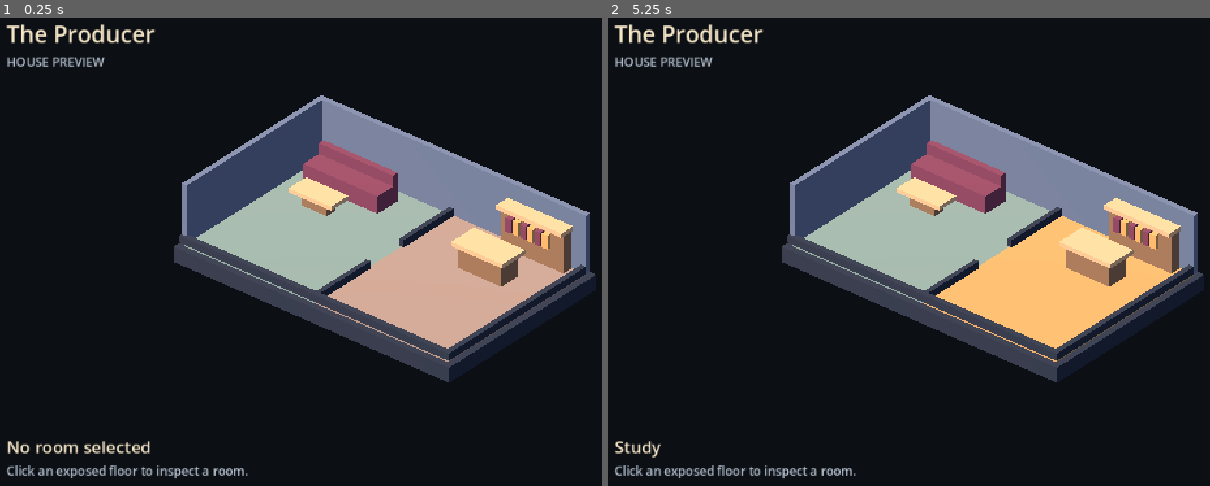
Above: before the commit, frames 1-2 (left to right).
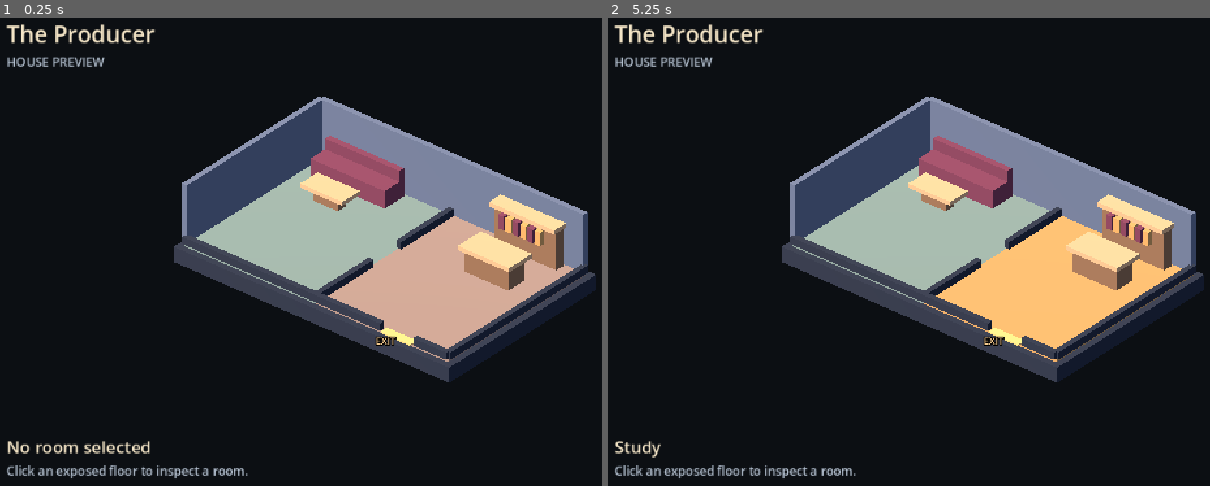
Above: after the commit, the same moments.

Repository: williamwhorton/The-Producer
Game: Godot game, scene res://main.tscn
The game is run twice, just before and just after one commit, with the same random seed, the same clock (stepped at 60 frames per second) and the same inputs.
Inputs (mouse positions are in pixels of both pictures, inside the frame that each line leads up to):
- Up to frame 1 (0.25 s): no input
- Up to frame 2 (5.25 s): tap Enter at 0.5, 2, 3.5 s; move the mouse to (1167, 223) at 0.52 s; click (1167, 223) at 0.67 s; tap Space at 1.25, 2.75, 4.25 s; move the mouse to (830, 270) at 1.27 s; click (830, 270) at 1.42 s; move the mouse to (1071, 139) at 2.02 s; click (1071, 139) at 2.17 s; move the mouse to (951, 345) at 2.77 s; click (951, 345) at 2.92 s; move the mouse to (outside the picture) at 3.52 s; click (outside the picture) at 3.67 s; move the mouse to (752, 172) at 4.27 s; click (752, 172) at 4.42 s; move the mouse to (1035, 247) at 5.02 s; click (1035, 247) at 5.17 s

The runs differ from the first frame. In frame 1, 2.4% of the frame differs, in the area x 29-99%, y 16-74%; in frame 2, 2.4%.

Commit message:
Add authored house navigation and 3D route preview

Diff:
--- a/game/main.gd
+++ b/game/main.gd
@@ -4,6 +4,7 @@
 
 
 func _ready() -> void:
+	$Dollhouse.show_plan(HousePreview.floor_plan("--show-navigation" in OS.get_cmdline_user_args()))
 	$Dollhouse.room_selected.connect(_show_room)
 	_show_room(&"")
 
--- a/game/observation/house_preview.gd
+++ b/game/observation/house_preview.gd
@@ -1,4 +1,6 @@
 extends RefCounted
+
+const HouseLayout = preload("res://simulation/house_layout.gd")
 
 # Static room names from the production's known floor plan, not simulation data.
 const ROOM_NAMES := {
@@ -9,3 +11,17 @@
 
 static func room_name(room_id: StringName) -> String:
 	return ROOM_NAMES.get(room_id, "")
+
+
+static func floor_plan(show_navigation: bool) -> Dictionary:
+	# This is known architecture plus an optional fixed example, not an actor's plan.
+	var example: Array[Vector3i] = []
+	if show_navigation:
+		example = HouseLayout.route_to_exit(Vector3i(-3, HouseLayout.GROUND, 2), &"front")
+	return {
+		"rooms": HouseLayout.ROOMS.duplicate(),
+		"walls": HouseLayout.wall_edges(),
+		"exits": HouseLayout.EXITS.values().duplicate(true),
+		"obstacles": HouseLayout.OBSTACLES.duplicate(),
+		"example_route": example,
+	}
--- /dev/null
+++ b/game/simulation/house_layout.gd
@@ -0,0 +1,107 @@
+extends RefCounted
+## The authored prototype floor plan. Cells are (column, floor, row), not world positions.
+
+const GROUND := 0
+const ROOMS := {
+	&"parlor": Rect2i(-4, -2, 4, 5),
+	&"study": Rect2i(0, -2, 4, 5),
+}
+const DOORS := [
+	[Vector3i(-1, GROUND, 0), Vector3i(0, GROUND, 0)],
+]
+# An exit runs from an interior threshold to the adjacent exterior. Routing stops inside.
+const EXITS := {
+	&"front": [Vector3i(2, GROUND, 2), Vector3i(2, GROUND, 3)],
+}
+const OBSTACLES := {
+	&"sofa": Rect2i(-4, -2, 3, 1),
+	&"table": Rect2i(-4, -1, 3, 1),
+	&"bookshelf": Rect2i(1, -2, 3, 1),
+	&"desk": Rect2i(1, -1, 3, 1),
+}
+const _DIRECTIONS := [Vector3i.RIGHT, Vector3i.BACK, Vector3i.LEFT, Vector3i.FORWARD]
+
+
+static func room_at(cell: Vector3i) -> StringName:
+	if cell.y == GROUND:
+		for room: StringName in ROOMS:
+			if ROOMS[room].has_point(Vector2i(cell.x, cell.z)):
+				return room
+	return &""
+
+
+static func is_walkable(cell: Vector3i) -> bool:
+	if room_at(cell) == &"":
+		return false
+	for footprint: Rect2i in OBSTACLES.values():
+		if footprint.has_point(Vector2i(cell.x, cell.z)):
+			return false
+	return true
+
+
+static func can_step(from: Vector3i, to: Vector3i) -> bool:
+	if to - from not in _DIRECTIONS or not is_walkable(from) or not is_walkable(to):
+		return false
+	return room_at(from) == room_at(to) or _is_door(from, to)
+
+
+static func find_route(
+	start: Vector3i, goal: Vector3i, blocked_cells: Array[Vector3i] = []
+) -> Array[Vector3i]:
+	if not is_walkable(start) or not is_walkable(goal):
+		return []
+	if start in blocked_cells or goal in blocked_cells:
+		return []
+
+	# Breadth-first search visits each reachable cell once. Cardinal steps all cost one.
+	var frontier: Array[Vector3i] = [start]
+	var came_from: Dictionary[Vector3i, Vector3i] = {start: start}
+	var index := 0
+	while index < frontier.size():
+		var current := frontier[index]
+		if current == goal:
+			var route: Array[Vector3i] = [goal]
+			while current != start:
+				current = came_from[current]
+				route.append(current)
+			route.reverse()
+			return route
+		for direction: Vector3i in _DIRECTIONS:
+			var next := current + direction
+			if not came_from.has(next) and next not in blocked_cells and can_step(current, next):
+				came_from[next] = current
+				frontier.append(next)
+		index += 1
+	return []
+
+
+static func route_to_exit(
+	start: Vector3i, exit_id: StringName, blocked_cells: Array[Vector3i] = []
+) -> Array[Vector3i]:
+	if not EXITS.has(exit_id):
+		return []
+	return find_route(start, EXITS[exit_id][0], blocked_cells)
+
+
+static func wall_edges() -> Array[Array]:
+	var edges: Array[Array] = []
+	for room: StringName in ROOMS:
+		var bounds: Rect2i = ROOMS[room]
+		for row in range(bounds.position.y, bounds.end.y):
+			for column in range(bounds.position.x, bounds.end.x):
+				var cell := Vector3i(column, GROUND, row)
+				for direction: Vector3i in _DIRECTIONS:
+					var neighbor := cell + direction
+					var other_room := room_at(neighbor)
+					if other_room == room:
+						continue
+					# Each interior partition is shared by two rooms; emit it once.
+					if other_room != &"" and (direction.x < 0 or direction.z < 0):
+						continue
+					if not _is_door(cell, neighbor) and [cell, neighbor] not in EXITS.values():
+						edges.append([cell, neighbor])
+	return edges
+
+
+static func _is_door(from: Vector3i, to: Vector3i) -> bool:
+	return [from, to] in DOORS or [to, from] in DOORS
--- /dev/null
+++ b/game/tests/house_navigation.gd
@@ -0,0 +1,79 @@
+extends SceneTree
+
+const Layout = preload("res://simulation/house_layout.gd")
+const PARLOR_DOOR := Vector3i(-1, 0, 0)
+const STUDY_DOOR := Vector3i(0, 0, 0)
+const START := Vector3i(-3, 0, 2)
+const THRESHOLD := Vector3i(2, 0, 2)
+const EXTERIOR := Vector3i(2, 0, 3)
+
+var _failures := 0
+
+
+func _initialize() -> void:
+	_test_plan()
+	_test_routes()
+	if _failures == 0:
+		print("PASS: house cells, doorway constraints, shortest routes, and exit threshold")
+	quit(0 if _failures == 0 else 1)
+
+
+func _test_plan() -> void:
+	var rows := ["###..###", "###..###", "........", "........", "........"]
+	for row in range(-2, 3):
+		for column in range(-4, 4):
+			var cell := Vector3i(column, 0, row)
+			var room_id := &"parlor" if column < 0 else &"study"
+			_check(Layout.room_at(cell) == room_id, "expected room at %s" % cell)
+			var walkable: bool = rows[row + 2][column + 4] == "."
+			_check(Layout.is_walkable(cell) == walkable, "expected occupancy at %s" % cell)
+		var west := Vector3i(-1, 0, row)
+		var east := Vector3i(0, 0, row)
+		_check(Layout.can_step(west, east) == (row == 0), "east partition at row %d" % row)
+		_check(Layout.can_step(east, west) == (row == 0), "west partition at row %d" % row)
+	_check(not Layout.can_step(START, START + Vector3i(1, 0, -1)), "no diagonal shortcuts")
+	_check(not Layout.can_step(START, START + Vector3i(2, 0, 0)), "no skipped cells")
+	_check(not Layout.can_step(THRESHOLD, EXTERIOR), "exit is not outdoor traversal")
+	_check(not Layout.can_step(START, START + Vector3i.UP), "no approved floor connection")
+
+
+func _test_routes() -> void:
+	var route := Layout.route_to_exit(START, &"front")
+	_check(route.size() == 10, "shortest exit route uses nine steps with the partition in place")
+	_check(not route.is_empty() and route.front() == START and route.back() == THRESHOLD,
+			"route stops inside the exit")
+	var door_index := route.find(PARLOR_DOOR)
+	_check(door_index >= 0 and route.find(STUDY_DOOR) == door_index + 1, "route crosses the doorway")
+	for index in range(1, route.size()):
+		_check(Layout.can_step(route[index - 1], route[index]), "exit route uses valid steps")
+
+	var reversed := Layout.find_route(THRESHOLD, START)
+	_check(reversed.size() == 10, "reverse route is reachable")
+	var reverse_door_index := reversed.find(STUDY_DOOR)
+	_check(reverse_door_index >= 0 and reversed.find(PARLOR_DOOR) == reverse_door_index + 1,
+			"doorway can be crossed in reverse")
+	_check(Layout.route_to_exit(START, &"front", [PARLOR_DOOR]).is_empty(),
+			"open endpoints can be unreachable when the sole doorway landing is obstructed")
+	_check(Layout.route_to_exit(START, &"front", [THRESHOLD]).is_empty(), "blocked exit threshold")
+	_check(Layout.route_to_exit(START, &"missing").is_empty(), "unknown exit")
+	_check(Layout.find_route(START, EXTERIOR).is_empty(), "out-of-bounds goal")
+	_check(Layout.find_route(START, START + Vector3i.UP).is_empty(), "unsupported floor goal")
+	_check(Layout.find_route(START, Vector3i(2, 0, -1)).is_empty(), "furniture-blocked goal")
+	_check(Layout.find_route(Vector3i(-3, 0, -2), START).is_empty(), "furniture-blocked start")
+	_check(Layout.find_route(START, START) == [START], "valid zero-step route")
+
+	var detour_start := Vector3i(-4, 0, 0)
+	var detour_goal := Vector3i(-2, 0, 0)
+	var obstruction := Vector3i(-3, 0, 0)
+	var detour := Layout.find_route(detour_start, detour_goal, [obstruction])
+	_check(detour.size() == 5 and detour.front() == detour_start and detour.back() == detour_goal,
+			"search finds a four-step detour instead of failing at the first obstruction")
+	_check(obstruction not in detour, "detour avoids the obstructed cell")
+	for index in range(1, detour.size()):
+		_check(Layout.can_step(detour[index - 1], detour[index]), "detour uses valid steps")
+
+
+func _check(passed: bool, description: String) -> void:
+	if not passed:
+		_failures += 1
+		push_error("FAIL: " + description)
--- a/game/tests/smoke.gd
+++ b/game/tests/smoke.gd
@@ -20,12 +20,17 @@
 	var world := current_scene.get_node("Dollhouse")
 	_check(camera.projection == Camera3D.PROJECTION_ORTHOGONAL, "orthographic camera is active")
 	_check(room.text == "No room selected", "HUD starts with no selection")
+	var overlay := world.get_node_or_null("NavigationPreview")
+	var route_requested := "--show-navigation" in OS.get_cmdline_user_args()
+	_check((overlay != null) == route_requested, "static route is opt-in")
+	if overlay != null:
+		_check(overlay.get_child_count() == 19, "ten route cells and nine connecting segments")
 
 	await _click(camera.unproject_position(Vector3(-1.60, 0, 0.85)))
 	_check(room.text == "Parlor", "parlor floor is selectable")
-	await _click(camera.unproject_position(Vector3(2.40, 0, 0.85)))
-	_check(room.text == "Study", "study floor is selectable")
-	await _click(camera.unproject_position(Vector3(2.27, 0.72, -1.03)))
+	await _click(camera.unproject_position(Vector3(0.50, 0, 0)))
+	_check(room.text == "Study", "study floor is selectable through the route overlay")
+	await _click(camera.unproject_position(Vector3(2.50, 0.72, -1)))
 	_check(room.text == "No room selected", "desk blocks a floor pick and clears selection")
 	await _click(camera.unproject_position(Vector3(-1.60, 0, 0.85)))
 	_check(room.text == "Parlor", "parlor can be reselected")
@@ -35,8 +40,18 @@
 	world.room_selected.emit(&"not_in_floor_plan")
 	_check(room.text == "No room selected", "unknown room ID does not yield a label")
 
+	var space := camera.get_world_3d().direct_space_state
+	_check(not _hits_wall(space, Vector3(-0.4, 0.1, 0), Vector3(0.4, 0.1, 0)),
+			"interior doorway is an opening")
+	_check(_hits_wall(space, Vector3(-0.4, 0.1, 1), Vector3(0.4, 0.1, 1)),
+			"the partition still blocks the adjacent crossing")
+	_check(not _hits_wall(space, Vector3(2.5, 0.1, 2.3), Vector3(2.5, 0.1, 2.8)),
+			"front exit is an opening")
+	_check(_hits_wall(space, Vector3(1.5, 0.1, 2.3), Vector3(1.5, 0.1, 2.8)),
+			"front wall still blocks the adjacent crossing")
+
 	if _failures == 0:
-		print("PASS: configured main scene, orthographic camera, room picking, and HUD")
+		print("PASS: configured main scene, room picking, doorway, exit, and route overlay")
 	quit(0 if _failures == 0 else 1)
 
 
@@ -51,6 +66,10 @@
 	await physics_frame
 
 
+func _hits_wall(space: PhysicsDirectSpaceState3D, from: Vector3, to: Vector3) -> bool:
+	return not space.intersect_ray(PhysicsRayQueryParameters3D.create(from, to)).is_empty()
+
+
 func _check(passed: bool, description: String) -> void:
 	if not passed:
 		_failures += 1
--- a/game/world/dollhouse.gd
+++ b/game/world/dollhouse.gd
@@ -17,7 +17,29 @@
 func _ready() -> void:
 	_camera.look_at(Vector3(0, 0.25, 0))
 	_selection_material.albedo_color = SELECTION_COLOR
-	_build_preview()
+
+
+func show_plan(plan: Dictionary) -> void:
+	var rim := Color("#252c3a")
+	_box(Vector3(0, -0.31, 0), Vector3(8.35, 0.42, 5.35), rim)
+	var room_colors := {&"parlor": Color("#697d77"), &"study": Color("#867268")}
+	for room_id: StringName in plan.rooms:
+		var bounds: Rect2i = plan.rooms[room_id]
+		_box(_rect_center(bounds) + Vector3.DOWN * 0.1,
+				Vector3(bounds.size.x, 0.20, bounds.size.y), room_colors[room_id], room_id)
+	for edge: Array in plan.walls:
+		var outward: Vector3i = edge[1] - edge[0]
+		# The near walls and interior partition are cut down for floor visibility.
+		var tall := outward.x < 0 or outward.z < 0
+		var height := 1.6 if tall else 0.2
+		var center := _cell_center(edge[0]).lerp(_cell_center(edge[1]), 0.5)
+		var size := Vector3(1, height, 0.15) if outward.x == 0 else Vector3(0.15, height, 1)
+		_box(center + Vector3.UP * height / 2, size, Color("#566176") if tall else rim)
+	for edge: Array in plan.exits:
+		_draw_exit(edge[0], edge[1])
+	_furnish(plan.obstacles)
+	if not plan.example_route.is_empty():
+		_draw_route(plan.example_route)
 
 
 func _unhandled_input(event: InputEvent) -> void:
@@ -52,38 +74,64 @@
 	room_selected.emit(_selected)
 
 
-func _build_preview() -> void:
-	var rim := Color("#252c3a")
-	var plaster := Color("#566176")
+func _furnish(obstacles: Dictionary) -> void:
 	var oak := Color("#795c46")
 	var pine := Color("#bb9670")
 	var velvet := Color("#68374a")
-	_box(Vector3(0, -0.31, 0), Vector3(8.35, 0.42, 5.35), rim)
-	_box(Vector3(-2, -0.10, 0), Vector3(4, 0.20, 5), Color("#697d77"), &"parlor")
-	_box(Vector3(2, -0.10, 0), Vector3(4, 0.20, 5), Color("#867268"), &"study")
 
-	# The near walls and center partition are cut down to expose both rooms.
-	_box(Vector3(0, 0.80, -2.50), Vector3(8.15, 1.60, 0.15), plaster)
-	_box(Vector3(-4, 0.80, 0), Vector3(0.15, 1.60, 5), plaster)
-	_box(Vector3(4, 0.10, 0), Vector3(0.15, 0.20, 5), rim)
-	_box(Vector3(0, 0.10, 2.50), Vector3(8.15, 0.20, 0.15), rim)
-	_box(Vector3(0, 0.10, -1.55), Vector3(0.13, 0.20, 1.90), rim)
-	_box(Vector3(0, 0.10, 1.55), Vector3(0.13, 0.20, 1.90), rim)
+	var sofa := _rect_center(obstacles.sofa)
+	_box(sofa + Vector3(0, 0.24, 0), Vector3(2.25, 0.48, 0.73), velvet)
+	_box(sofa + Vector3(0, 0.50, -0.26), Vector3(2.25, 0.55, 0.17), velvet)
+	var table := _rect_center(obstacles.table)
+	_box(table + Vector3(0, 0.18, 0), Vector3(0.74, 0.36, 0.31), oak)
+	_box(table + Vector3(0, 0.39, 0), Vector3(1.28, 0.11, 0.64), pine)
 
-	# Parlor: sofa and low table.
-	_box(Vector3(-2.48, 0.24, -1.72), Vector3(2.25, 0.48, 0.73), velvet)
-	_box(Vector3(-2.48, 0.50, -2.01), Vector3(2.25, 0.55, 0.17), velvet)
-	_box(Vector3(-2.57, 0.18, -0.67), Vector3(0.74, 0.36, 0.31), oak)
-	_box(Vector3(-2.57, 0.39, -0.67), Vector3(1.28, 0.11, 0.64), pine)
-
-	# Study: bookshelf with upright books and a desk.
-	_box(Vector3(2.72, 0.55, -2.24), Vector3(1.88, 1.10, 0.28), oak)
-	_box(Vector3(2.72, 1.12, -2.18), Vector3(1.98, 0.12, 0.43), pine)
+	var shelf := _rect_center(obstacles.bookshelf)
+	_box(shelf + Vector3(0, 0.55, -0.24), Vector3(1.88, 1.10, 0.28), oak)
+	_box(shelf + Vector3(0, 1.12, -0.18), Vector3(1.98, 0.12, 0.43), pine)
 	for i in range(6):
 		var cloth := velvet if i % 2 == 0 else Color("#b58952")
-		_box(Vector3(2.10 + 0.22 * i, 0.76, -2.04), Vector3(0.17, 0.37, 0.16), cloth)
-	_box(Vector3(2.27, 0.31, -1.03), Vector3(1.31, 0.62, 0.61), oak)
-	_box(Vector3(2.27, 0.66, -1.03), Vector3(1.55, 0.12, 0.83), pine)
+		_box(shelf + Vector3(-0.62 + 0.22 * i, 0.76, -0.04), Vector3(0.17, 0.37, 0.16), cloth)
+	var desk := _rect_center(obstacles.desk)
+	_box(desk + Vector3(0, 0.31, 0), Vector3(1.31, 0.62, 0.61), oak)
+	_box(desk + Vector3(0, 0.66, 0), Vector3(1.55, 0.12, 0.83), pine)
+
+
+func _draw_exit(inside: Vector3i, outside: Vector3i) -> void:
+	var center := _cell_center(inside).lerp(_cell_center(outside), 0.5)
+	var size := Vector3(0.9, 0.04, 0.24) if inside.x == outside.x else Vector3(0.24, 0.04, 0.9)
+	_mesh_box(self, center, size, Color("#d4a563"))
+	var signpost := Label3D.new()
+	signpost.text = "EXIT"
+	signpost.font_size = 25
+	signpost.pixel_size = 0.009
+	signpost.billboard = BaseMaterial3D.BILLBOARD_ENABLED
+	signpost.modulate = Color("#f7cc8f")
+	signpost.position = center + Vector3(outside - inside) * 0.48 + Vector3.UP * 0.12
+	add_child(signpost)
+
+
+func _draw_route(cells: Array[Vector3i]) -> void:
+	var overlay := Node3D.new()
+	overlay.name = "NavigationPreview"
+	add_child(overlay)
+	var color := Color("#77e8ec")
+	for index in cells.size():
+		var center := _cell_center(cells[index]) + Vector3.UP * 0.025
+		_mesh_box(overlay, center, Vector3(0.23, 0.02, 0.23), color, true)
+		if index > 0:
+			var previous := _cell_center(cells[index - 1]) + Vector3.UP * 0.025
+			var size := (center - previous).abs() + Vector3(0.08, 0.01, 0.08)
+			_mesh_box(overlay, center.lerp(previous, 0.5), size, color, true)
+
+
+func _cell_center(cell: Vector3i) -> Vector3:
+	return Vector3(cell.x + 0.5, 0, cell.z)
+
+
+func _rect_center(bounds: Rect2i) -> Vector3:
+	var center := Vector2(bounds.position) + Vector2(bounds.size) / 2
+	return Vector3(center.x, 0, center.y - 0.5)
 
 
 func _box(center: Vector3, size: Vector3, color: Color, room_id := NO_ROOM) -> void:
@@ -98,15 +146,26 @@
 	collider.shape = shape
 	body.add_child(collider)
 
+	var visual := _mesh_box(body, Vector3.ZERO, size, color)
+	if room_id != NO_ROOM:
+		body.set_meta(&"room_id", room_id)
+		_floors[room_id] = visual
+
+
+func _mesh_box(
+	parent: Node3D, center: Vector3, size: Vector3, color: Color, unshaded := false
+) -> MeshInstance3D:
 	var mesh := BoxMesh.new()
 	mesh.size = size
 	var material := StandardMaterial3D.new()
 	material.albedo_color = color
+	if unshaded:
+		material.shading_mode = BaseMaterial3D.SHADING_MODE_UNSHADED
 	mesh.material = material
 	var visual := MeshInstance3D.new()
 	visual.mesh = mesh
-	body.add_child(visual)
-
-	if room_id != NO_ROOM:
-		body.set_meta(&"room_id", room_id)
-		_floors[room_id] = visual
+	visual.position = center
+	if unshaded:
+		visual.cast_shadow = GeometryInstance3D.SHADOW_CASTING_SETTING_OFF
+	parent.add_child(visual)
+	return visual
Not shown, added: game/simulation/house_layout.gd.uid
Not shown, added: game/tests/house_navigation.gd.uid
Not shown, changed: game/tests/headless.sh
